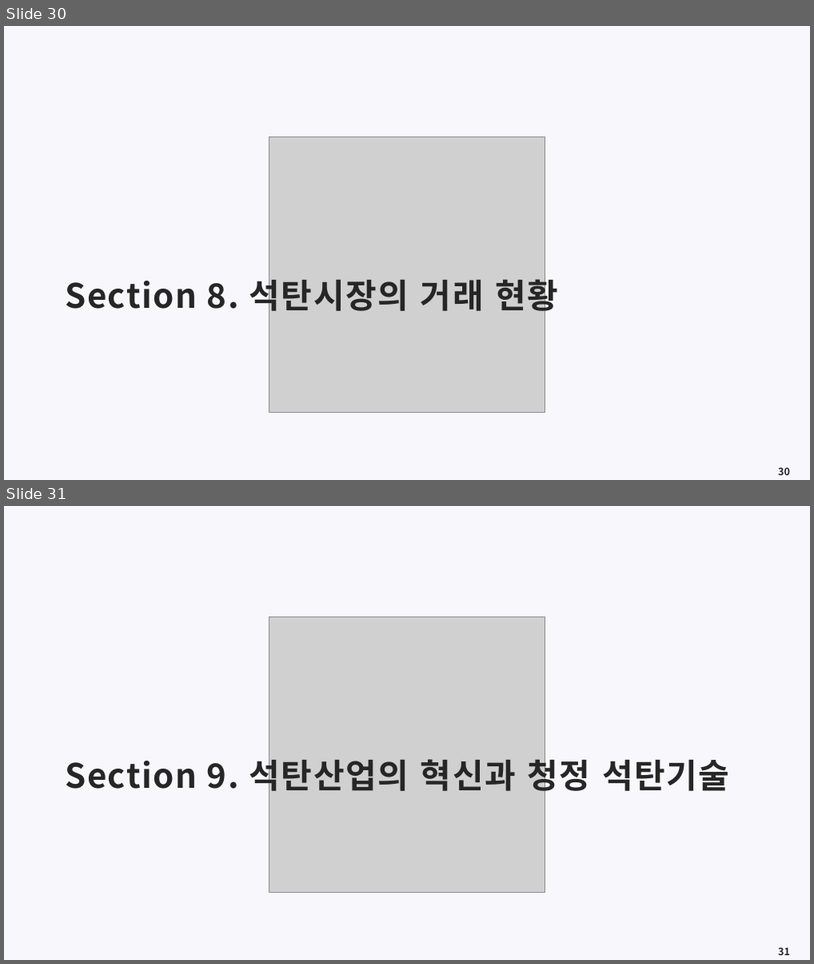
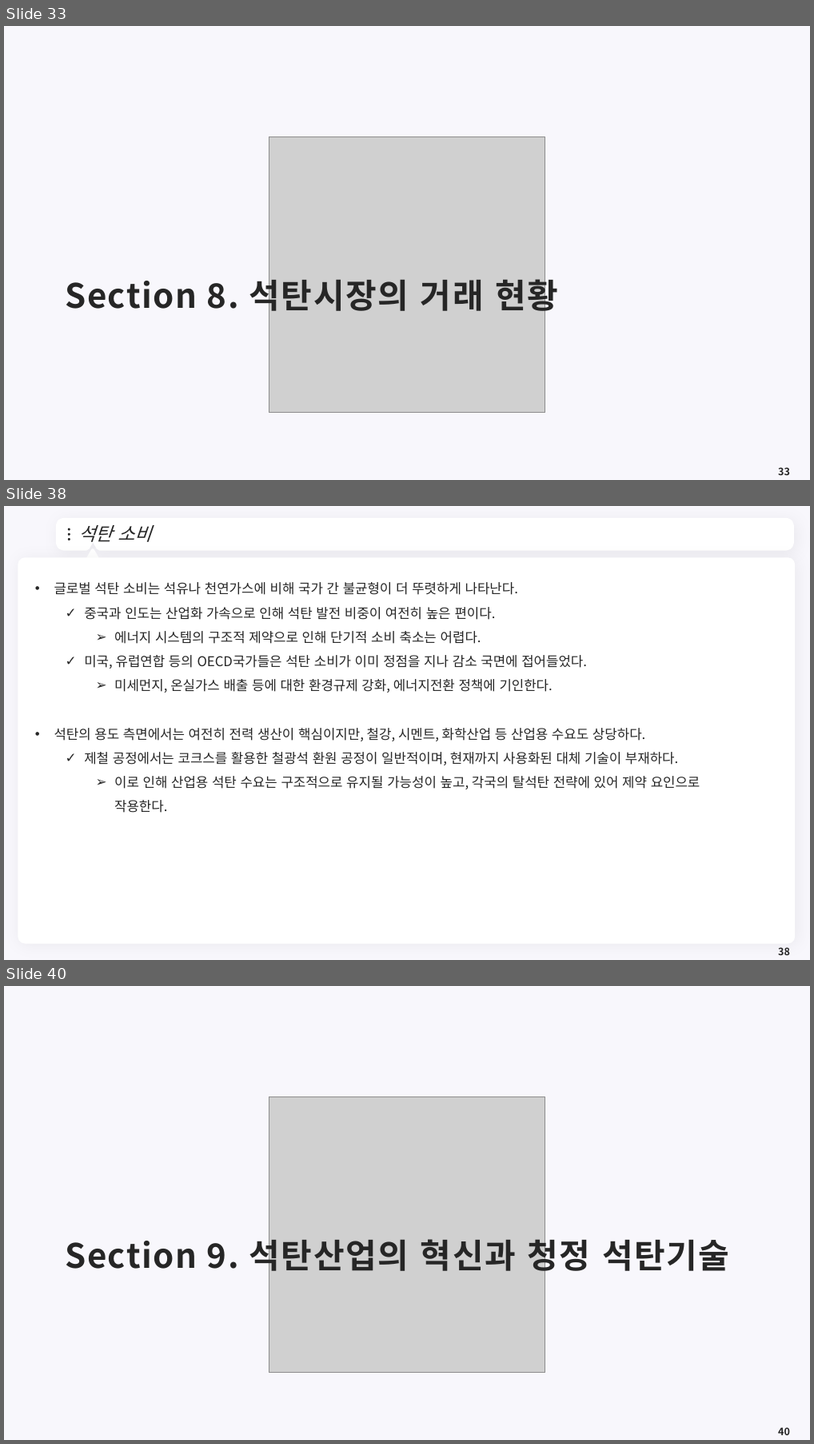
Before and after one commit to meandthey/Teaching, a slide deck: 에너지경제학/자원에너지경제학_Chapter_4 (석탄).pptx. Shown one above the other, each under a label of ours: slides 30 and 31 before the commit, slides 33, 38 and 40 after it; the slides between them are not shown. The pictures are 814x964 and 814x1444 pixels, drawn with LibreOffice and Linux fonts; fonts in the diff are those of the drawing; grey boxes stand for pictures; background and template pictures are left out. Boxes give left, top, right and bottom in pixels: in the first picture for what was removed or moved away, otherwise in the second. Text is boxed around its words. In the diff, an @@ line names an element or a change of style, - is before the commit and + after.

```diff
--- a/에너지경제학/자원에너지경제학_Chapter_4 (석탄).pptx
+++ b/에너지경제학/자원에너지경제학_Chapter_4 (석탄).pptx
@@ slide 38 added at bbox=[4, 506, 810, 960], background #F8F7FC @@
@@ freeform shape added at bbox=[59, 521, 792, 548], fill #FFFFFF, outline #FFFFFF 7.25 pt @@
@@ ellipse added at bbox=[68, 528, 70, 531], fill #262626 @@
@@ title added at bbox=[78, 525, 151, 542], 22 pt, text #262626, italic @@
+석탄 소비
@@ ellipse added at bbox=[68, 533, 70, 536], fill #262626 @@
@@ ellipse added at bbox=[68, 538, 70, 540], fill #262626 @@
@@ triangle added at bbox=[86, 550, 99, 562], fill #FFFFFF, outline #FFFFFF 3.75 pt @@
@@ freeform shape added at bbox=[775, 530, 782, 540], fill #FFFFFF @@
@@ rounded rectangle added at bbox=[18, 557, 796, 944], fill #FFFFFF @@
@@ text added at bbox=[54, 582, 701, 812], 16 pt, text #262626 @@
+• 글로벌 석탄 소비는 석유나 천연가스에 비해 국가 간 불균형이 더 뚜렷하게 나타난다.
+  ✓ 중국과 인도는 산업화 가속으로 인해 석탄 발전 비중이 여전히 높은 편이다.
+    ➢ 에너지 시스템의 구조적 제약으로 인해 단기적 소비 축소는 어렵다.
+  ✓ 미국, 유럽연합 등의 OECD국가들은 석탄 소비가 이미 정점을 지나 감소 국면에 접어들었다.
+    ➢ 미세먼지, 온실가스 배출 등에 대한 환경규제 강화, 에너지전환 정책에 기인한다.
+• 석탄의 용도 측면에서는 여전히 전력 생산이 핵심이지만, 철강, 시멘트, 화학산업 등 산업용 수요도 상당하다.
+  ✓ 제철 공정에서는 코크스를 활용한 철광석 환원 공정이 일반적이며, 현재까지 사용화된 대체 기술이 부재하다.
+    ➢ 이로 인해 산업용 석탄 수요는 구조적으로 유지될 가능성이 높고, 각국의 탈석탄 전략에 있어 제약 요인으로 작용한다.
@@ page number added at bbox=[778, 947, 790, 955], 12 pt, text #262626, bold @@
+38
@@ what was slide 30 is now slide 33 @@
@@ page number at bbox=[778, 467, 790, 475]: text changed @@
-30
+33
@@ what was slide 31 is now slide 40 @@
@@ page number at bbox=[778, 1427, 790, 1435]: text changed @@
-31
+40
```
Also in this commit, not shown: 1 slide changed, 8 other slides added, 1 other file.
